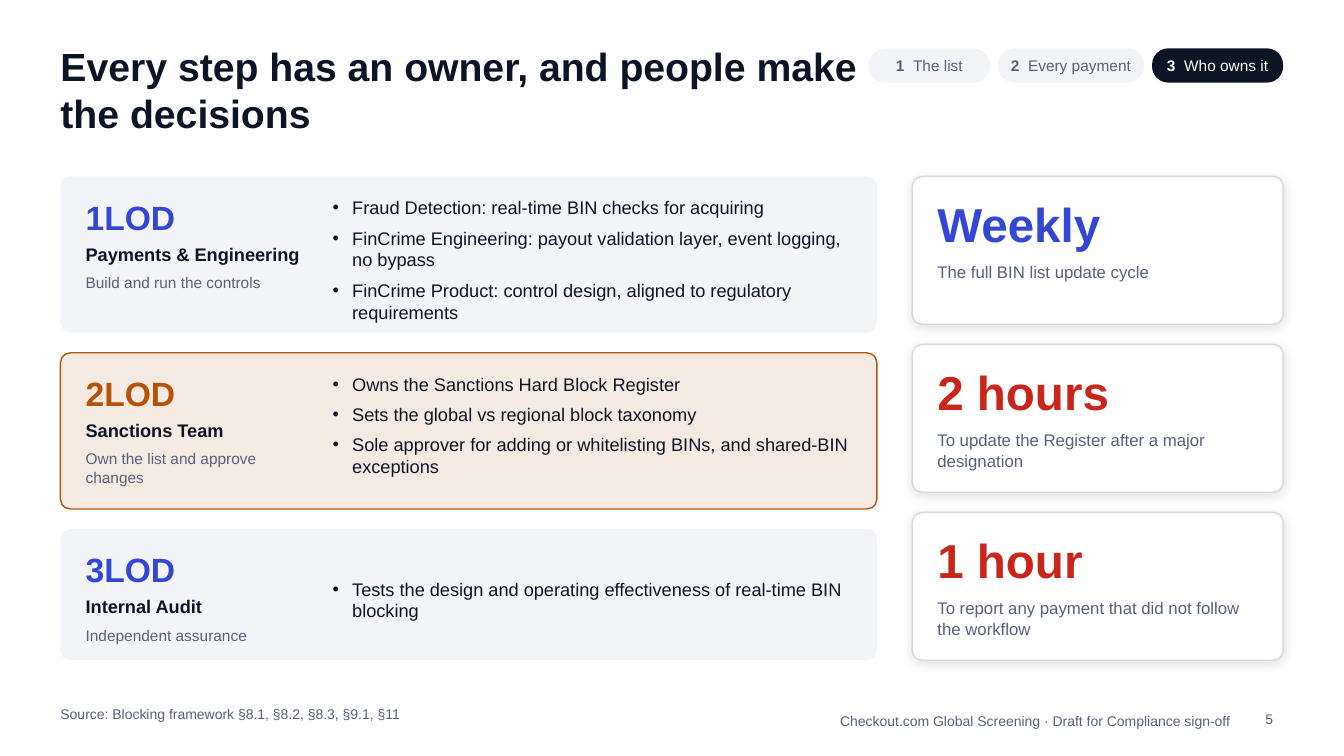
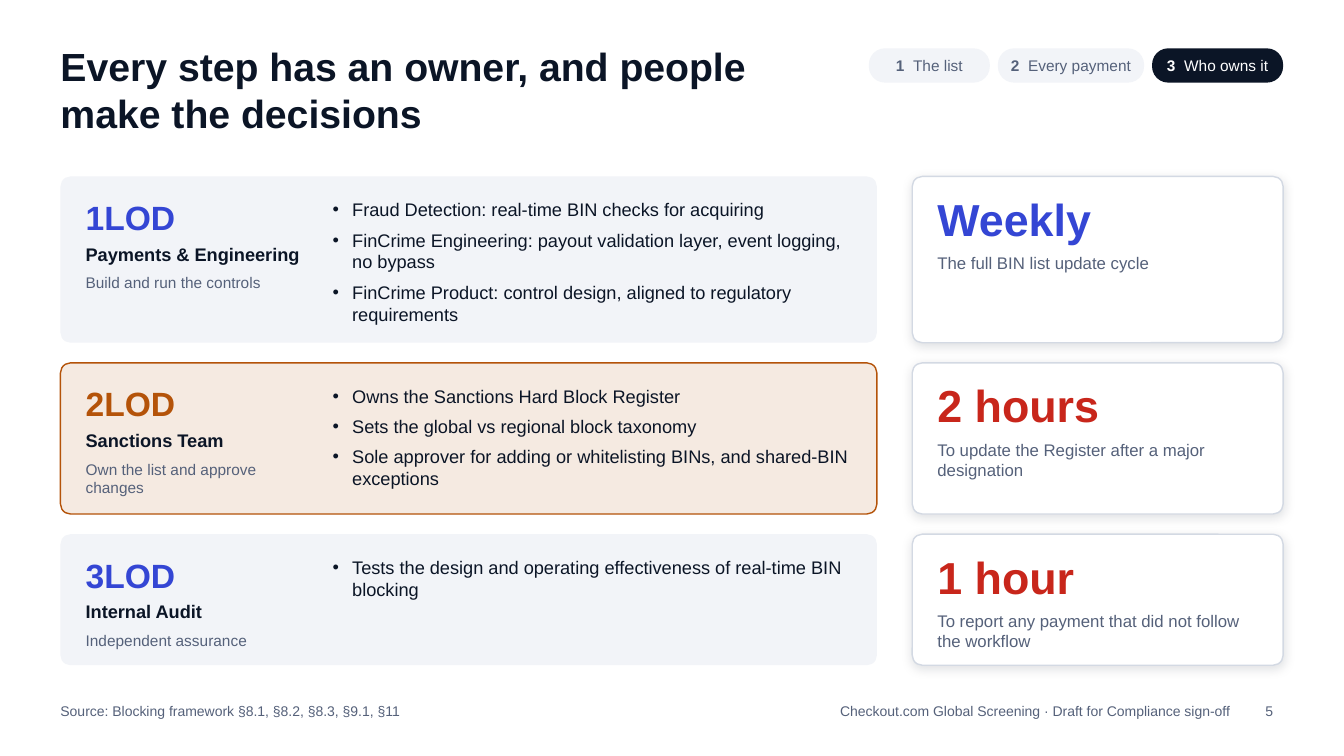
Before and after one commit to danielslonim-art/Screening, a slide deck: slide 5 of summit/bin-blocking-flow/deck/bin-blocking-summit-deck.pptx. Drawn at 1344x756 pixels with LibreOffice and Linux fonts; fonts in the diff are those of the drawing. Boxes give left, top, right and bottom in pixels: in the first picture for what was removed or moved away, otherwise in the second. Text is boxed around its words. In the diff, an @@ line names an element or a change of style, - is before the commit and + after.

```diff
--- a/summit/bin-blocking-flow/deck/bin-blocking-summit-deck.pptx
+++ b/summit/bin-blocking-flow/deck/bin-blocking-summit-deck.pptx
@@ title "Every step has an owner, ..." rewrapped from bbox=[60, 52, 857, 129] to bbox=[60, 52, 746, 129] @@
@@ rounded rectangle: place and size @@
-rounded rectangle at bbox=[60, 176, 877, 333]
+rounded rectangle at bbox=[60, 176, 877, 343]
@@ rounded rectangle: place and size @@
-rounded rectangle at bbox=[912, 176, 1284, 325]
+rounded rectangle at bbox=[912, 176, 1284, 343]
@@ text "The full BIN list update ...": place and size @@
-text "The full BIN list update ..." at bbox=[937, 266, 1149, 282]
+text "The full BIN list update ..." at bbox=[937, 257, 1149, 273]
@@ rounded rectangle: place and size @@
-rounded rectangle at bbox=[60, 353, 877, 509]
+rounded rectangle at bbox=[60, 363, 877, 514]
@@ text "Owns the Sanctions Hard Block ...": place and size @@
-text "Owns the Sanctions Hard Block ..." at bbox=[352, 377, 848, 477]
+text "Owns the Sanctions Hard Block ..." at bbox=[352, 389, 848, 489]
@@ proportions changed in 5 elements at bbox=[60, 176, 877, 343], bbox=[60, 363, 877, 514], bbox=[912, 176, 1284, 343], bbox=[912, 534, 1284, 665], bbox=[912, 363, 1284, 514] @@
@@ rounded rectangle: place and size @@
-rounded rectangle at bbox=[912, 345, 1284, 493]
+rounded rectangle at bbox=[912, 363, 1284, 514]
@@ text "2 hours": place and size @@
-text "2 hours" at bbox=[937, 375, 1109, 411]
+text "2 hours" at bbox=[937, 389, 1099, 423]
@@ 5 texts: place and size @@
-5 texts at bbox=[86, 382, 1205, 621]
+5 texts at bbox=[86, 392, 1205, 600]
@@ 3 texts, 1 rounded rectangle: place and size @@
-3 texts, 1 rounded rectangle at bbox=[60, 529, 877, 660]
+3 texts, 1 rounded rectangle at bbox=[60, 534, 877, 665]
@@ rounded rectangle: place and size @@
-rounded rectangle at bbox=[912, 512, 1284, 660]
+rounded rectangle at bbox=[912, 534, 1284, 665]
@@ text "Tests the design and operating ..." at bbox=[352, 560, 841, 600]: vertical alignment middle to top @@
@@ size 34 to 32 pt in 3 elements at bbox=[937, 203, 1091, 245], bbox=[937, 389, 1099, 423], bbox=[937, 561, 1074, 595] @@
@@ text "1 hour": place and size @@
-text "1 hour" at bbox=[937, 543, 1083, 579]
+text "1 hour" at bbox=[937, 561, 1074, 595]
@@ text "To report any payment that ...": place and size @@
-text "To report any payment that ..." at bbox=[937, 602, 1239, 635]
+text "To report any payment that ..." at bbox=[937, 615, 1239, 647]
@@ text "Source: Blocking framework §8.1, §8.2, ..." at bbox=[60, 706, 400, 719]: vertical alignment top to middle @@
@@ text "Checkout.com Global Screening · Draft ...": place and size @@
-text "Checkout.com Global Screening · Draft ..." at bbox=[840, 716, 1230, 729]
+text "Checkout.com Global Screening · Draft ..." at bbox=[840, 706, 1230, 719]
@@ page number at bbox=[1265, 706, 1273, 716]: vertical alignment top to middle @@
@@ page number: place and size @@
-page number at bbox=[1265, 714, 1273, 724]
+page number at bbox=[1265, 706, 1273, 716]
```
Also in this commit, not shown: 6 other slides changed, 1 slide added, 1 slide removed, 3 other files.
